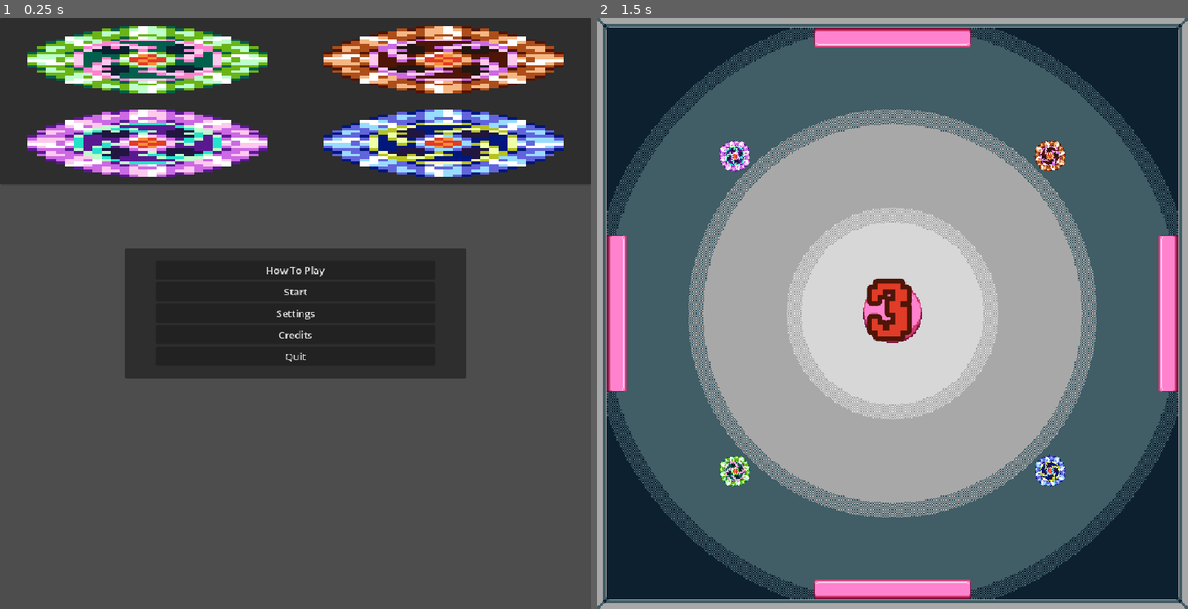
Above: before the commit, frames 1-2 (left to right).
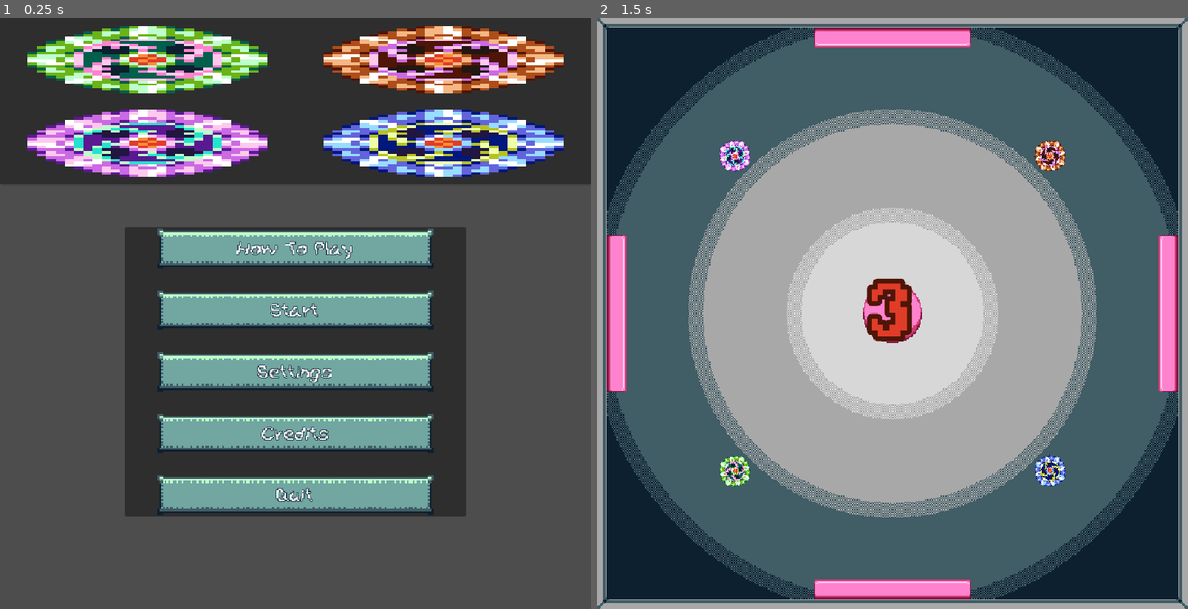
Above: after the commit, the same moments.

Repository: We-ALL-Play-Warthunder-Not-Just-Me/verySeriousSpinningCottonCandyGame
Game: Godot game, scene res://UI/MainMenu.tscn
The game is run twice, just before and just after one commit, with the same random seed, the same clock (stepped at 60 frames per second) and the same inputs. This scene is started directly instead of the project's main scene. The engine's default icon, where the game draws it, is replaced by a stand-in: a white triangle on a blue panel in a dark square. Sound files missing from this copy of the repository are replaced by a short silence.
Inputs (mouse positions are in pixels of both pictures, inside the frame that each line leads up to):
- Up to frame 1 (0.25 s): no input
- Up to frame 2 (1.5 s): click "Start" at 0.5 s; tap Enter (ui_accept) at 1.25 s; move the mouse to (732, 473) at 1.27 s; press the mouse at (732, 473) at 1.28 s

The runs differ from the first frame. In frame 1, 21% of the frame differs, in the area x 21-79%, y 35-85%; in frame 2, nothing differs.

Commit message:
apply the theme to main menu
main menu theme

Diff:
--- a/UI/MainMenu.tscn
+++ b/UI/MainMenu.tscn
@@ -1,5 +1,6 @@
 [gd_scene format=3 uid="uid://d0w2lb2e8cn6k"]
 
+[ext_resource type="Theme" uid="uid://ctvmv7gvcgx5h" path="res://UpgradeMenuTheme.tres" id="1_t6syg"]
 [ext_resource type="Texture2D" uid="uid://dvhkkgwf2bp3" path="res://Assets/Images/Very Serious Spinners.png" id="1_uahxu"]
 [ext_resource type="Script" uid="uid://xmfr78v7dmnc" path="res://UI/main_menu_buttons.gd" id="2_8aown"]
 [ext_resource type="PackedScene" uid="uid://bul7ckyyx4m3q" path="res://UI/SettingsScreen.tscn" id="3_t6syg"]
@@ -11,6 +12,7 @@
 anchor_bottom = 1.0
 grow_horizontal = 2
 grow_vertical = 2
+theme = ExtResource("1_t6syg")
 
 [node name="NinePatchRect" type="NinePatchRect" parent="." unique_id=1974074078]
 layout_mode = 1
@@ -36,9 +38,9 @@
 layout_mode = 1
 anchors_preset = -1
 anchor_left = 0.21145834
-anchor_top = 0.38958332
+anchor_top = 0.35416666
 anchor_right = 0.7885417
-anchor_bottom = 0.61041665
+anchor_bottom = 0.84375
 grow_horizontal = 2
 grow_vertical = 2
 metadata/_edit_use_anchors_ = true
